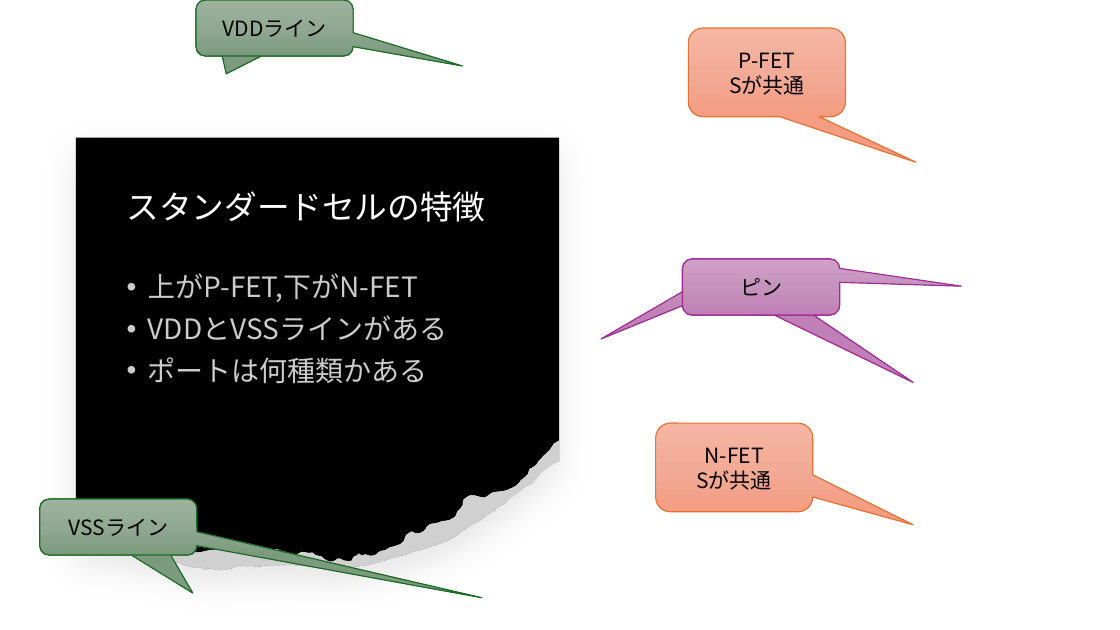
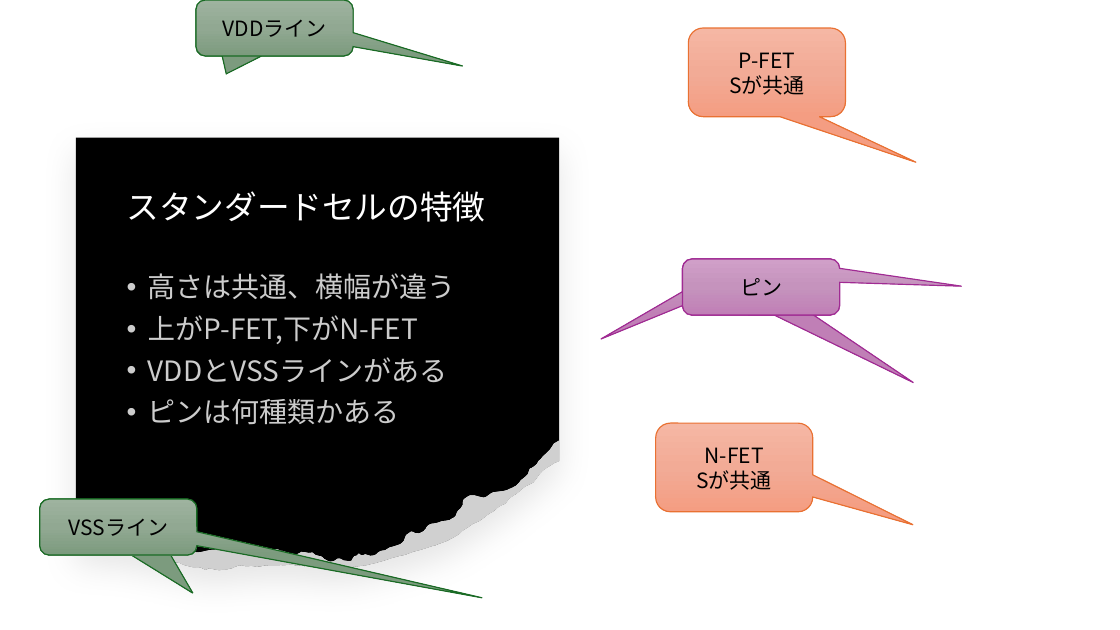
Before and after one commit to ishi-kai/openmpw-transistor-level-examples, a slide deck: slide 32 of TR10/docs/1bit-CPU_TR10.pptx. Drawn at 1120x630 pixels with LibreOffice and Linux fonts; fonts in the diff are those of the drawing; grey boxes stand for pictures; background and template pictures are left out. Boxes give left, top, right and bottom in pixels: in the first picture for what was removed or moved away, otherwise in the second. Text is boxed around its words. In the diff, an @@ line names an element or a change of style, - is before the commit and + after.

```diff
--- a/TR10/docs/1bit-CPU_TR10.pptx
+++ b/TR10/docs/1bit-CPU_TR10.pptx
@@ text at (148,273,456,300): paragraph added @@
+• 高さは共通、横幅が違う
@@ text at (148,399,400,425): text changed @@
-• ポートは何種類かある
+• ピンは何種類かある
```
Also in this commit, not shown: 4 other files.
